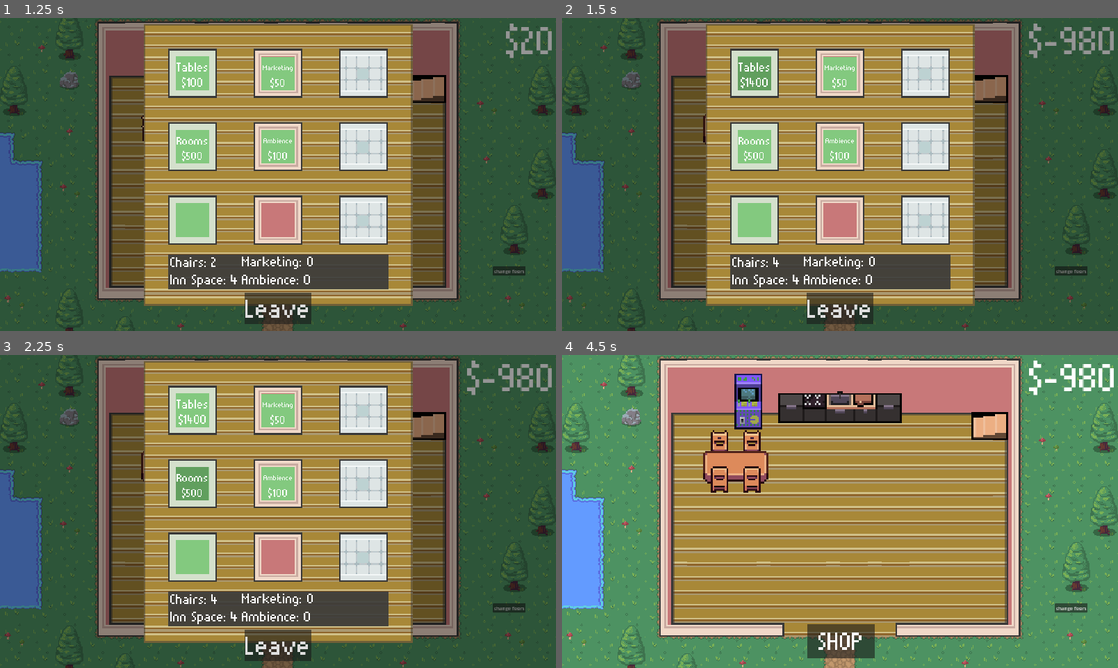
Above: before the commit, frames 1-4 (two rows, left to right).
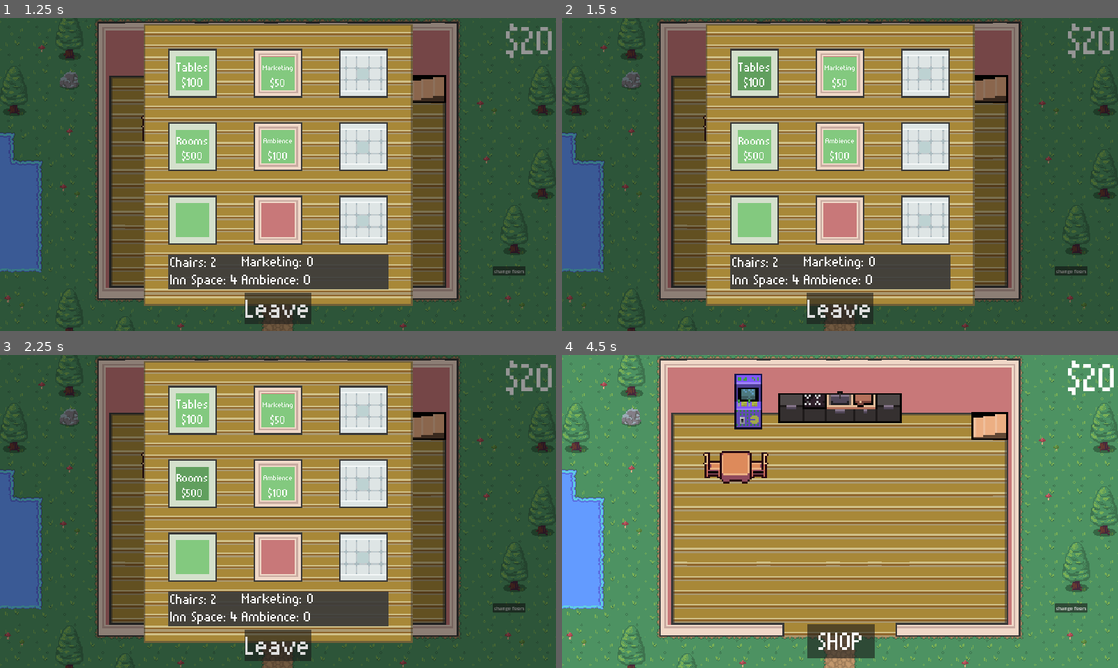
Above: after the commit, the same moments.

Repository: spencersmith24/CS315-Project3
Game: Godot game, scene res://Scenes/Scenes/main_2d.tscn
Same seed, same stepped clock (60 frames per second), same inputs: the game is played once before the commit and once after it.
Inputs:
- Up to frame 1 (1.25 s): click "SHOP" at 0.5 s
- Up to frame 2 (1.5 s): click "Tables" at 1.25 s
- Up to frame 3 (2.25 s): click "Rooms" at 2 s
- Up to frame 4 (4.5 s): click "Marketing" at 2.75 s; click "Ambience" at 3.5 s; click "Leave" at 4.25 s

Frame 1 is identical in both runs. In frame 2, 0.5% of the frame differs, in the area x 25-96%, y 1-80%; in frame 3, 0.5%; in frame 4, 1.8%, in the area x 25-96%, y 1-44%.

Commit message:
optimize shop script

Diff:
--- a/galaxy-gas/Scripts/shop.gd
+++ b/galaxy-gas/Scripts/shop.gd
@@ -1,11 +1,10 @@
 extends Control
 
+@onready var root_node = $"../../.."
 @onready var tables = $"../../../Tables".get_children()
 @onready var rooms = $"../../../Rooms".get_children()
-@onready var root_node = $"../../.."
 
 # Upgrade variables
-
 @export var table_upgrade_cost = 1000
 @export var new_table_cost = 100
 @export var table_upgrade_cost_multiplier = 1.4
@@ -49,93 +48,103 @@
 
 # Called every frame. 'delta' is the elapsed time since the previous frame.
 func _process(delta: float) -> void:
-	if root_node.ambience_level >= root_node.max_ambience_level:
-		$Upgrades/AmbienceButton/AmbienceButton.disabled = true
-
-	if root_node.marketing_level >= root_node.max_marketing_level:
-		$Upgrades/MarketingButton/MarketingButton.disabled = true
+	pass
 
 func _on_exit_shop_btn_pressed() -> void:
 	toggle_shop()
 
 func toggle_shop():
 	# Set visibility
-	if visible:
-		visible = false
-		$"../ShopBtn".visible = true
-	else:
-		visible = true
-		$"../ShopBtn".visible = false
+	visible = not visible
+	$"../ShopBtn".visible = not visible
 
 	# Set process mode
-	if process_mode == PROCESS_MODE_INHERIT:
-		process_mode = PROCESS_MODE_DISABLED
-	else:
-		process_mode = PROCESS_MODE_INHERIT
+	process_mode = PROCESS_MODE_DISABLED if process_mode == PROCESS_MODE_INHERIT else PROCESS_MODE_INHERIT
 
+
+# UPGRADE BUTTONS
 func _on_tables_button_pressed():
-	if Globals.money_amt >= new_table_cost and not has_all_tables:
+	if Globals.money_amt < new_table_cost and not has_all_tables:
+		return
+
+	if not has_all_tables:
 		for table in tables:
-			if table.is_bought == false:
+			if not table.is_bought:
 				table.buy_table()
 				Globals.money_amt -= new_table_cost
-				new_table_cost *= new_table_cost_multiplier
-				new_table_cost = int(new_table_cost + .5)
+				new_table_cost = int(new_table_cost * new_table_cost_multiplier + 0.5)
 				tables_bought += 1
+
 				$Stats/Chairs.text = "Chairs: " + str(root_node.max_customers)
 				$"Upgrades/TablesButton/TablesButton/Price".text = "$" + str(new_table_cost)
+
 				if tables_bought == 6:
 					$"Upgrades/TablesButton/TablesButton/Price".text = "$" + str(table_upgrade_cost)
 					has_all_tables = true
 				return
-	else:
+
+	if has_all_tables and Globals.money_amt >= table_upgrade_cost:
 		Globals.money_amt -= table_upgrade_cost
-		table_upgrade_cost *= table_upgrade_cost_multiplier
-		table_upgrade_cost = int(table_upgrade_cost + .5)
+		table_upgrade_cost = int(table_upgrade_cost * table_upgrade_cost_multiplier + 0.5)
 		$"Upgrades/TablesButton/TablesButton/Price".text = "$" + str(table_upgrade_cost)
+
 		for table in tables:
 			if not table.is_upgraded:
 				table.upgrade_table()
 				tables_upgraded += 1
 				break
+
 		$Stats/Chairs.text = "Chairs: " + str(root_node.max_customers)
+
 	if tables_upgraded >= tables.size():
 		$"Upgrades/TablesButton/TablesButton".disabled = true
-	pass
+
 
 func _on_rooms_button_pressed():
-	if Globals.money_amt >= inn_capacity_upgrade_cost:
-		Globals.money_amt -= inn_capacity_upgrade_cost
-		inn_capacity_upgrade_cost *= inn_capacity_upgrade_cost_multiplier
-		inn_capacity_upgrade_cost = int(inn_capacity_upgrade_cost + .5)
-		$"Upgrades/RoomsButton/RoomsButton/Price".text = "$" + str(inn_capacity_upgrade_cost)
-		for room in rooms:
-			if not room.is_upgraded:
-				room.upgrade_room()
-				rooms_upgraded += 1
-				break
-		$Stats/InnSpace.text = "Inn Space: " + str(root_node.inn_capacity)
+	if Globals.money_amt < inn_capacity_upgrade_cost:
+		return
+
+	Globals.money_amt -= inn_capacity_upgrade_cost
+	inn_capacity_upgrade_cost = int(inn_capacity_upgrade_cost * inn_capacity_upgrade_cost_multiplier + 0.5)
+	$"Upgrades/RoomsButton/RoomsButton/Price".text = "$" + str(inn_capacity_upgrade_cost)
+
+	for room in rooms:
+		if not room.is_upgraded:
+			room.upgrade_room()
+			rooms_upgraded += 1
+			break
+
+	$Stats/InnSpace.text = "Inn Space: " + str(root_node.inn_capacity)
+
 	if rooms_upgraded >= rooms.size():
 		$"Upgrades/RoomsButton/RoomsButton".disabled = true
 
-		# TODO CREATE A NEW ROOM
-	pass # Replace with function body.
 
 
 func _on_marketing_button_pressed():
-	if Globals.money_amt >= marketing_upgrade_cost:
-		Globals.money_amt -= marketing_upgrade_cost
-		marketing_upgrade_cost *= marketing_upgrade_cost_multiplier
-		marketing_upgrade_cost = int(marketing_upgrade_cost + .5)
-		$Upgrades/MarketingButton/MarketingButton/Price.text = "$" + str(marketing_upgrade_cost)
-		root_node.upgrade_marketing()
-		$Stats/Marketing.text = "Marketing: " + str(root_node.marketing_level)
+	if Globals.money_amt < marketing_upgrade_cost:
+		return
+
+	Globals.money_amt -= marketing_upgrade_cost
+	marketing_upgrade_cost = int(marketing_upgrade_cost * marketing_upgrade_cost_multiplier + .5)
+
+	$Upgrades/MarketingButton/MarketingButton/Price.text = "$" + str(marketing_upgrade_cost)
+	root_node.upgrade_marketing()
+	$Stats/Marketing.text = "Marketing: " + str(root_node.marketing_level)
+
+	if root_node.marketing_level >= root_node.max_marketing_level:
+		$Upgrades/MarketingButton/MarketingButton.disabled = true
 
 func _on_ambience_button_pressed():
-	if Globals.money_amt >= ambience_upgrade_cost:
-		Globals.money_amt -= ambience_upgrade_cost
-		ambience_upgrade_cost *= ambience_upgrade_cost_multiplier
-		ambience_upgrade_cost = int(ambience_upgrade_cost + .5)
-		$Upgrades/AmbienceButton/AmbienceButton/Price.text = "$" + str(ambience_upgrade_cost)
-		root_node.upgrade_ambience()
-		$Stats/Ambience.text = "Ambience: " + str(root_node.ambience_level)
+	if Globals.money_amt < ambience_upgrade_cost:
+		return
+
+	Globals.money_amt -= ambience_upgrade_cost
+	ambience_upgrade_cost = int(ambience_upgrade_cost * ambience_upgrade_cost_multiplier + .5)
+
+	$Upgrades/AmbienceButton/AmbienceButton/Price.text = "$" + str(ambience_upgrade_cost)
+	root_node.upgrade_ambience()
+	$Stats/Ambience.text = "Ambience: " + str(root_node.ambience_level)
+
+	if root_node.ambience_level >= root_node.max_ambience_level:
+		$Upgrades/AmbienceButton/AmbienceButton.disabled = true
